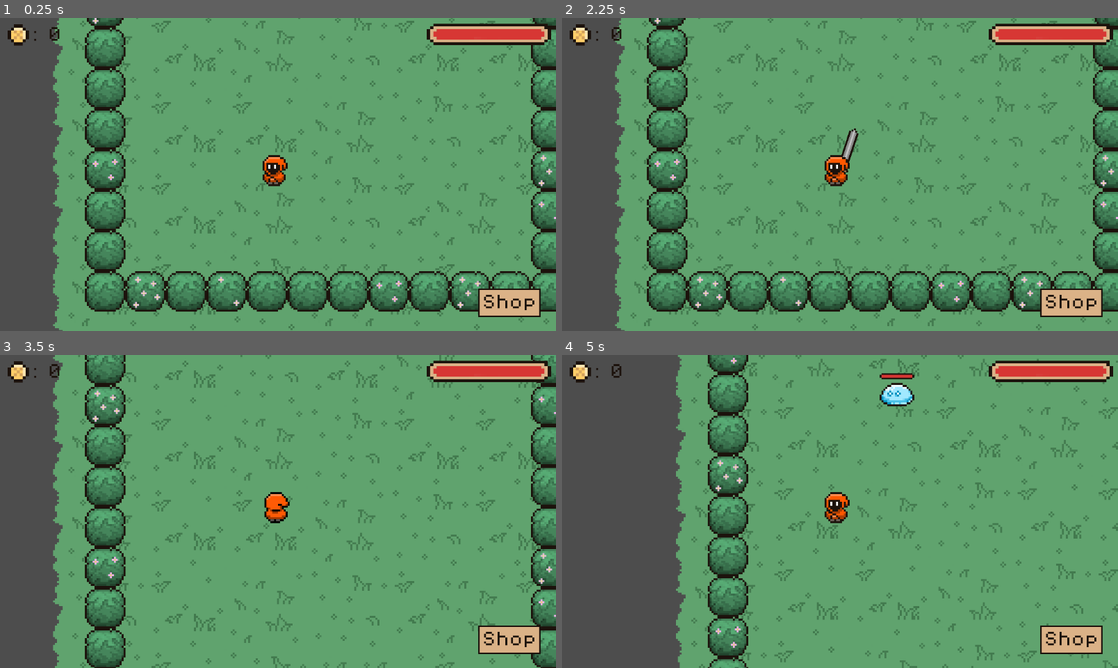
Above: before the commit, frames 1-4 (two rows, left to right).
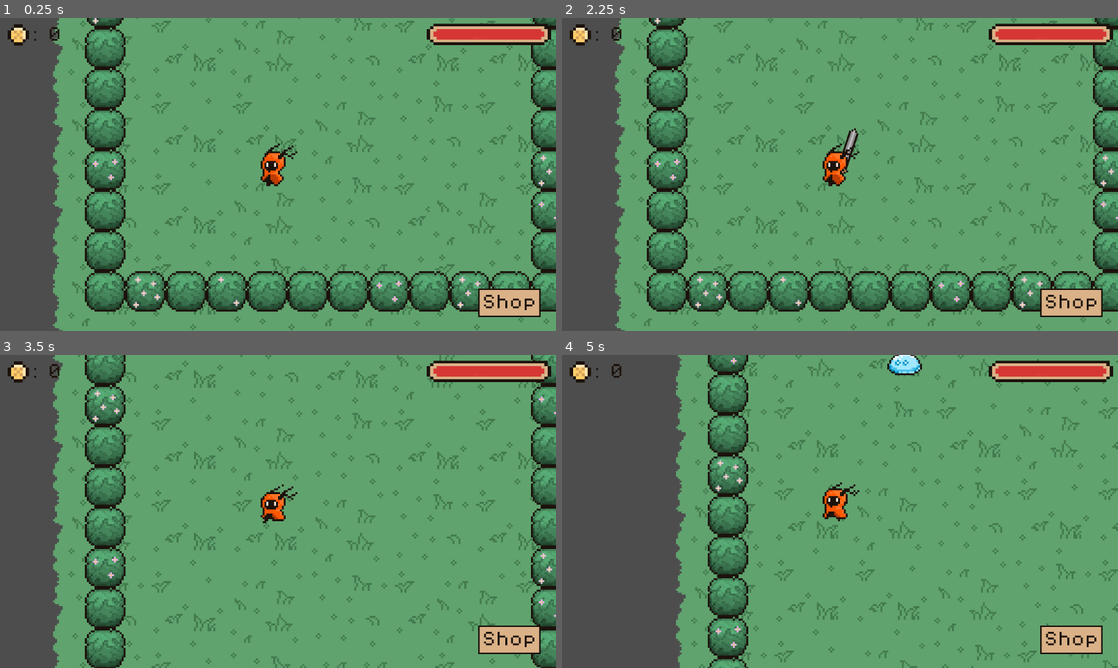
Above: after the commit, the same moments.

Repository: hakalochka/game2
Game: Godot game, scene res://scenes/game.tscn
Two runs of this game, one before a commit and one after it. Both use one fixed random seed, a clock stepped at 60 frames per second and the inputs below.
Inputs (mouse positions are in pixels of both pictures, inside the frame that each line leads up to):
- Up to frame 1 (0.25 s): no input
- Up to frame 2 (2.25 s): click "Shop" at 0.5 s; click "Buy" at 1.25 s; click "x" at 2 s
- Up to frame 3 (3.5 s): move the mouse to (250, 574) at 2.77 s; hold W (up) from 2.78 s (still down); click (250, 574) at 2.85 s
- Up to frame 4 (5 s): move the mouse to (1006, 558) at 3.52 s; click (1006, 558) at 3.6 s; move the mouse to (673, 464) at 4.27 s; release W (up) at 4.28 s; hold A (left) from 4.28 s (still down); click (673, 464) at 4.35 s

The runs differ from the first frame. In frame 1, 0.4% of the frame differs, in the area x 46-54%, y 40-54%; in frame 2, 0.4%; in frame 3, 0.4%; in frame 4, 1.2%, in the area x 46-65%, y 0-54%.

Commit message:
played sprite changed

Diff:
--- a/project.godot
+++ b/project.godot
@@ -62,6 +62,11 @@
 , Object(InputEventKey,"resource_local_to_scene":false,"resource_name":"","device":-1,"window_id":0,"alt_pressed":false …(182 unchanged characters)…
 ]
 }
+shop={
+"deadzone": 0.5,
+"events": [Object(InputEventKey,"resource_local_to_scene":false,"resource_name":"","device":-1,"window_id":0,"alt_pressed":false,"shift_pressed":false,"ctrl_pressed":false,"meta_pressed":false,"pressed":false,"keycode":0,"physical_keycode":88,"key_label":0,"unicode":120,"location":0,"echo":false,"script":null)
+]
+}
 
 [layer_names]
 
--- a/scenes/game.tscn
+++ b/scenes/game.tscn
@@ -128,10 +128,6 @@
 [node name="GameManager" type="Node" parent="."]
 unique_name_in_owner = true
 script = ExtResource("1_tgta5")
-sword_owned = null
-sword2_owned = null
-sword_equipped = null
-sword2_equipped = null
 
 [node name="UI" type="CanvasLayer" parent="GameManager"]
 
@@ -227,7 +223,7 @@
 [node name="Enemies" type="Node" parent="."]
 
 [node name="slime" parent="Enemies" instance=ExtResource("4_mxwuj")]
-position = Vector2(-219, -153)
+position = Vector2(-215, -169)
 
 [node name="slime2" parent="Enemies" instance=ExtResource("4_mxwuj")]
 position = Vector2(-45, -225)
--- a/scenes/player.tscn
+++ b/scenes/player.tscn
@@ -1,79 +1,240 @@
-[gd_scene load_steps=22 format=3 uid="uid://cel63ercqjlew"]
+[gd_scene load_steps=44 format=3 uid="uid://cel63ercqjlew"]
 
 [ext_resource type="Script" path="res://scripts/player.gd" id="1_1so26"]
-[ext_resource type="Texture2D" uid="uid://dw2s16anq40gh" path="res://assets/sprites/player.png" id="1_xrvpf"]
 [ext_resource type="PackedScene" uid="uid://eafog5sb2yt3" path="res://scenes/sword.tscn" id="2_awx25"]
 [ext_resource type="Script" path="res://scripts/weapon.gd" id="2_dwn7v"]
+[ext_resource type="Texture2D" uid="uid://dyl18gjjnksb4" path="res://assets/sprites/satiro-Sheet_v1.1.png" id="2_k4nhm"]
 [ext_resource type="PackedScene" uid="uid://com48qcqhgydc" path="res://scenes/sword_2.tscn" id="5_tfy3g"]
 
-[sub_resource type="AtlasTexture" id="AtlasTexture_8qlkq"]
-atlas = ExtResource("1_xrvpf")
-region = Rect2(0, 0, 18, 18)
-
-[sub_resource type="AtlasTexture" id="AtlasTexture_igo02"]
-atlas = ExtResource("1_xrvpf")
-region = Rect2(0, 18, 18, 18)
-
-[sub_resource type="AtlasTexture" id="AtlasTexture_1amnd"]
-atlas = ExtResource("1_xrvpf")
-region = Rect2(0, 0, 18, 18)
-
-[sub_resource type="AtlasTexture" id="AtlasTexture_tftkg"]
-atlas = ExtResource("1_xrvpf")
-region = Rect2(18, 0, 18, 18)
-
-[sub_resource type="AtlasTexture" id="AtlasTexture_c5ytp"]
-atlas = ExtResource("1_xrvpf")
-region = Rect2(0, 18, 18, 18)
-
-[sub_resource type="AtlasTexture" id="AtlasTexture_6p8so"]
-atlas = ExtResource("1_xrvpf")
-region = Rect2(18, 18, 18, 18)
-
-[sub_resource type="SpriteFrames" id="SpriteFrames_iv1e3"]
+[sub_resource type="AtlasTexture" id="AtlasTexture_qeodg"]
+atlas = ExtResource("2_k4nhm")
+region = Rect2(0, 192, 32, 32)
+
+[sub_resource type="AtlasTexture" id="AtlasTexture_f80q0"]
+atlas = ExtResource("2_k4nhm")
+region = Rect2(32, 192, 32, 32)
+
+[sub_resource type="AtlasTexture" id="AtlasTexture_0654m"]
+atlas = ExtResource("2_k4nhm")
+region = Rect2(64, 192, 32, 32)
+
+[sub_resource type="AtlasTexture" id="AtlasTexture_2paxv"]
+atlas = ExtResource("2_k4nhm")
+region = Rect2(96, 192, 32, 32)
+
+[sub_resource type="AtlasTexture" id="AtlasTexture_bn2y2"]
+atlas = ExtResource("2_k4nhm")
+region = Rect2(32, 0, 32, 32)
+
+[sub_resource type="AtlasTexture" id="AtlasTexture_0w0y0"]
+atlas = ExtResource("2_k4nhm")
+region = Rect2(0, 160, 32, 32)
+
+[sub_resource type="AtlasTexture" id="AtlasTexture_cc1i2"]
+atlas = ExtResource("2_k4nhm")
+region = Rect2(32, 160, 32, 32)
+
+[sub_resource type="AtlasTexture" id="AtlasTexture_g3l1m"]
+atlas = ExtResource("2_k4nhm")
+region = Rect2(64, 160, 32, 32)
+
+[sub_resource type="AtlasTexture" id="AtlasTexture_a5o52"]
+atlas = ExtResource("2_k4nhm")
+region = Rect2(96, 160, 32, 32)
+
+[sub_resource type="AtlasTexture" id="AtlasTexture_52i3u"]
+atlas = ExtResource("2_k4nhm")
+region = Rect2(128, 160, 32, 32)
+
+[sub_resource type="AtlasTexture" id="AtlasTexture_h8nm1"]
+atlas = ExtResource("2_k4nhm")
+region = Rect2(160, 160, 32, 32)
+
+[sub_resource type="AtlasTexture" id="AtlasTexture_s7n10"]
+atlas = ExtResource("2_k4nhm")
+region = Rect2(192, 160, 32, 32)
+
+[sub_resource type="AtlasTexture" id="AtlasTexture_2jtuj"]
+atlas = ExtResource("2_k4nhm")
+region = Rect2(224, 160, 32, 32)
+
+[sub_resource type="AtlasTexture" id="AtlasTexture_4srse"]
+atlas = ExtResource("2_k4nhm")
+region = Rect2(256, 160, 32, 32)
+
+[sub_resource type="AtlasTexture" id="AtlasTexture_clnan"]
+atlas = ExtResource("2_k4nhm")
+region = Rect2(288, 160, 32, 32)
+
+[sub_resource type="AtlasTexture" id="AtlasTexture_tkvmo"]
+atlas = ExtResource("2_k4nhm")
+region = Rect2(0, 0, 32, 32)
+
+[sub_resource type="AtlasTexture" id="AtlasTexture_f0jtb"]
+atlas = ExtResource("2_k4nhm")
+region = Rect2(32, 0, 32, 32)
+
+[sub_resource type="AtlasTexture" id="AtlasTexture_8y1um"]
+atlas = ExtResource("2_k4nhm")
+region = Rect2(64, 0, 32, 32)
+
+[sub_resource type="AtlasTexture" id="AtlasTexture_s7eq7"]
+atlas = ExtResource("2_k4nhm")
+region = Rect2(96, 0, 32, 32)
+
+[sub_resource type="AtlasTexture" id="AtlasTexture_pyrx8"]
+atlas = ExtResource("2_k4nhm")
+region = Rect2(128, 0, 32, 32)
+
+[sub_resource type="AtlasTexture" id="AtlasTexture_5d1h5"]
+atlas = ExtResource("2_k4nhm")
+region = Rect2(160, 0, 32, 32)
+
+[sub_resource type="AtlasTexture" id="AtlasTexture_bkb6u"]
+atlas = ExtResource("2_k4nhm")
+region = Rect2(0, 32, 32, 32)
+
+[sub_resource type="AtlasTexture" id="AtlasTexture_rr80j"]
+atlas = ExtResource("2_k4nhm")
+region = Rect2(32, 32, 32, 32)
+
+[sub_resource type="AtlasTexture" id="AtlasTexture_qtl4q"]
+atlas = ExtResource("2_k4nhm")
+region = Rect2(64, 32, 32, 32)
+
+[sub_resource type="AtlasTexture" id="AtlasTexture_foneo"]
+atlas = ExtResource("2_k4nhm")
+region = Rect2(96, 32, 32, 32)
+
+[sub_resource type="AtlasTexture" id="AtlasTexture_cle2k"]
+atlas = ExtResource("2_k4nhm")
+region = Rect2(128, 32, 32, 32)
+
+[sub_resource type="AtlasTexture" id="AtlasTexture_pf374"]
+atlas = ExtResource("2_k4nhm")
+region = Rect2(160, 32, 32, 32)
+
+[sub_resource type="AtlasTexture" id="AtlasTexture_nynuf"]
+atlas = ExtResource("2_k4nhm")
+region = Rect2(192, 32, 32, 32)
+
+[sub_resource type="AtlasTexture" id="AtlasTexture_2b6or"]
+atlas = ExtResource("2_k4nhm")
+region = Rect2(224, 32, 32, 32)
+
+[sub_resource type="SpriteFrames" id="SpriteFrames_emufj"]
 animations = [{
 "frames": [{
 "duration": 1.0,
-"texture": SubResource("AtlasTexture_8qlkq")
+"texture": SubResource("AtlasTexture_qeodg")
+}, {
+"duration": 1.0,
+"texture": SubResource("AtlasTexture_f80q0")
+}, {
+"duration": 1.0,
+"texture": SubResource("AtlasTexture_0654m")
+}, {
+"duration": 1.0,
+"texture": SubResource("AtlasTexture_2paxv")
+}],
+"loop": false,
+"name": &"damaged",
+"speed": 10.0
+}, {
+"frames": [{
+"duration": 1.0,
+"texture": SubResource("AtlasTexture_bn2y2")
+}, {
+"duration": 1.0,
+"texture": SubResource("AtlasTexture_0w0y0")
+}, {
+"duration": 1.0,
+"texture": SubResource("AtlasTexture_cc1i2")
+}, {
+"duration": 1.0,
+"texture": SubResource("AtlasTexture_g3l1m")
+}, {
+"duration": 1.0,
+"texture": SubResource("AtlasTexture_a5o52")
+}, {
+"duration": 1.0,
+"texture": SubResource("AtlasTexture_52i3u")
+}, {
+"duration": 1.0,
+"texture": SubResource("AtlasTexture_h8nm1")
+}, {
+"duration": 1.0,
+"texture": SubResource("AtlasTexture_s7n10")
+}, {
+"duration": 1.0,
+"texture": SubResource("AtlasTexture_2jtuj")
+}, {
+"duration": 1.0,
+"texture": SubResource("AtlasTexture_4srse")
+}, {
+"duration": 1.0,
+"texture": SubResource("AtlasTexture_clnan")
+}],
+"loop": false,
+"name": &"death",
+"speed": 12.0
+}, {
+"frames": [{
+"duration": 1.0,
+"texture": SubResource("AtlasTexture_tkvmo")
+}, {
+"duration": 1.0,
+"texture": SubResource("AtlasTexture_f0jtb")
+}, {
+"duration": 1.0,
+"texture": SubResource("AtlasTexture_8y1um")
+}, {
+"duration": 1.0,
+"texture": SubResource("AtlasTexture_s7eq7")
+}, {
+"duration": 1.0,
+"texture": SubResource("AtlasTexture_pyrx8")
+}, {
+"duration": 1.0,
+"texture": SubResource("AtlasTexture_5d1h5")
 }],
 "loop": true,
 "name": &"idle",
-"speed": 5.0
+"speed": 12.0
 }, {
 "frames": [{
 "duration": 1.0,
-"texture": SubResource("AtlasTexture_igo02")
-}],
-"loop": true,
-"name": &"idle_back",
-"speed": 5.0
-}, {
-"frames": [{
-"duration": 1.0,
-"texture": SubResource("AtlasTexture_1amnd")
-}, {
-"duration": 1.0,
-"texture": SubResource("AtlasTexture_tftkg")
+"texture": SubResource("AtlasTexture_bkb6u")
+}, {
+"duration": 1.0,
+"texture": SubResource("AtlasTexture_rr80j")
+}, {
+"duration": 1.0,
+"texture": SubResource("AtlasTexture_qtl4q")
+}, {
+"duration": 1.0,
+"texture": SubResource("AtlasTexture_foneo")
+}, {
+"duration": 1.0,
+"texture": SubResource("AtlasTexture_cle2k")
+}, {
+"duration": 1.0,
+"texture": SubResource("AtlasTexture_pf374")
+}, {
+"duration": 1.0,
+"texture": SubResource("AtlasTexture_nynuf")
+}, {
+"duration": 1.0,
+"texture": SubResource("AtlasTexture_2b6or")
 }],
 "loop": true,
 "name": &"run",
-"speed": 6.0
-}, {
-"frames": [{
-"duration": 1.0,
-"texture": SubResource("AtlasTexture_c5ytp")
-}, {
-"duration": 1.0,
-"texture": SubResource("AtlasTexture_6p8so")
-}],
-"loop": true,
-"name": &"run_back",
-"speed": 6.0
+"speed": 10.0
 }]
 
 [sub_resource type="CapsuleShape2D" id="CapsuleShape2D_o3mij"]
 radius = 3.0
-height = 12.0
+height = 14.0
 
 [sub_resource type="Animation" id="Animation_vyarc"]
 length = 0.001
@@ -136,6 +297,30 @@
 "transitions": PackedFloat32Array(1),
 "update": 0,
 "values": [Color(1, 1, 1, 1)]
+}
+tracks/5/type = "value"
+tracks/5/imported = false
+tracks/5/enabled = true
+tracks/5/path = NodePath("Weapon:z_index")
+tracks/5/interp = 1
+tracks/5/loop_wrap = true
+tracks/5/keys = {
+"times": PackedFloat32Array(0),
+"transitions": PackedFloat32Array(1),
+"update": 1,
+"values": [0]
+}
+tracks/6/type = "value"
+tracks/6/imported = false
+tracks/6/enabled = true
+tracks/6/path = NodePath("AnimatedSprite2D:animation")
+tracks/6/interp = 1
+tracks/6/loop_wrap = true
+tracks/6/keys = {
+"times": PackedFloat32Array(0),
+"transitions": PackedFloat32Array(1),
+"update": 1,
+"values": [&"death"]
 }
 
 [sub_resource type="Animation" id="Animation_gixss"]
@@ -169,26 +354,26 @@
 tracks/2/type = "value"
 tracks/2/imported = false
 tracks/2/enabled = true
-tracks/2/path = NodePath("Weapon/sword:z_index")
+tracks/2/path = NodePath("AnimatedSprite2D:flip_h")
 tracks/2/interp = 1
 tracks/2/loop_wrap = true
 tracks/2/keys = {
 "times": PackedFloat32Array(0),
 "transitions": PackedFloat32Array(1),
 "update": 1,
-"values": [1]
+"values": [false]
 }
 tracks/3/type = "value"
 tracks/3/imported = false
 tracks/3/enabled = true
-tracks/3/path = NodePath("AnimatedSprite2D:flip_h")
+tracks/3/path = NodePath("Weapon:z_index")
 tracks/3/interp = 1
 tracks/3/loop_wrap = true
 tracks/3/keys = {
 "times": PackedFloat32Array(0),
 "transitions": PackedFloat32Array(1),
 "update": 1,
-"values": [false]
+"values": [1]
 }
 
 [sub_resource type="Animation" id="Animation_fhi4n"]
@@ -202,7 +387,7 @@
 tracks/0/interp = 1
 tracks/0/loop_wrap = true
 tracks/0/keys = {
-"times": PackedFloat32Array(0.1),
+"times": PackedFloat32Array(0),
 "transitions": PackedFloat32Array(1),
 "update": 1,
 "values": [true]
@@ -313,21 +498,17 @@
 "update": 0,
 "values": [Vector2(-3, -8), Vector2(4, -8)]
 }
-
-[sub_resource type="Animation" id="Animation_3fkt4"]
-resource_name = "death"
-length = 2.0
-tracks/0/type = "value"
-tracks/0/imported = false
-tracks/0/enabled = true
-tracks/0/path = NodePath("AnimatedSprite2D:modulate")
-tracks/0/interp = 1
-tracks/0/loop_wrap = true
-tracks/0/keys = {
-"times": PackedFloat32Array(0.0333333),
-"transitions": PackedFloat32Array(1),
-"update": 0,
-"values": [Color(1, 0.301961, 0.301961, 1)]
+tracks/3/type = "value"
+tracks/3/imported = false
+tracks/3/enabled = true
+tracks/3/path = NodePath("Weapon:z_index")
+tracks/3/interp = 1
+tracks/3/loop_wrap = true
+tracks/3/keys = {
+"times": PackedFloat32Array(0),
+"transitions": PackedFloat32Array(1),
+"update": 1,
+"values": [-1]
 }
 
 [sub_resource type="AnimationLibrary" id="AnimationLibrary_d7vk0"]
@@ -336,8 +517,7 @@
 "attackDown": SubResource("Animation_gixss"),
 "attackLeft": SubResource("Animation_fhi4n"),
 "attackRight": SubResource("Animation_wln7v"),
-"attackUp": SubResource("Animation_7xmu5"),
-"death": SubResource("Animation_3fkt4")
+"attackUp": SubResource("Animation_7xmu5")
 }
 
 [sub_resource type="CapsuleShape2D" id="CapsuleShape2D_ow86t"]
@@ -351,9 +531,9 @@
 script = ExtResource("1_1so26")
 
 [node name="AnimatedSprite2D" type="AnimatedSprite2D" parent="."]
-position = Vector2(0, -9)
-sprite_frames = SubResource("SpriteFrames_iv1e3")
-animation = &"idle"
+position = Vector2(0, -11)
+sprite_frames = SubResource("SpriteFrames_emufj")
+animation = &"death"
 autoplay = "idle"
 flip_h = true
 
@@ -372,7 +552,7 @@
 collision_mask = 5
 
 [node name="CollisionShape2D" type="CollisionShape2D" parent="hurtBox"]
-position = Vector2(-1, -7)
+position = Vector2(0, -7)
 shape = SubResource("CapsuleShape2D_ow86t")
 
 [node name="Weapon" type="Node2D" parent="."]
@@ -386,6 +566,7 @@
 position = Vector2(0, -1)
 
 [node name="sword2" parent="Weapon" instance=ExtResource("5_tfy3g")]
+z_index = -1
 position = Vector2(0, -1)
 
 [node name="RespawnTimer" type="Timer" parent="."]
--- a/scenes/slime.tscn
+++ b/scenes/slime.tscn
@@ -4,6 +4,162 @@
 [ext_resource type="Script" path="res://scripts/slime.gd" id="1_npl3c"]
 [ext_resource type="Texture2D" uid="uid://chxvt3oyvlikd" path="res://assets/sprites/slime2.png" id="3_afe3r"]
 [ext_resource type="PackedScene" uid="uid://baa0axn6bm417" path="res://scenes/hpBar.tscn" id="3_qll7w"]
+
+[sub_resource type="AtlasTexture" id="AtlasTexture_hedjn"]
+atlas = ExtResource("3_afe3r")
+region = Rect2(0, 40, 20, 20)
+
+[sub_resource type="AtlasTexture" id="AtlasTexture_gi6ei"]
+atlas = ExtResource("3_afe3r")
+region = Rect2(20, 40, 20, 20)
+
+[sub_resource type="AtlasTexture" id="AtlasTexture_2t46p"]
+atlas = ExtResource("3_afe3r")
+region = Rect2(40, 40, 20, 20)
+
+[sub_resource type="AtlasTexture" id="AtlasTexture_3lu6p"]
+atlas = ExtResource("3_afe3r")
+region = Rect2(60, 40, 20, 20)
+
+[sub_resource type="AtlasTexture" id="AtlasTexture_xjchr"]
+atlas = ExtResource("3_afe3r")
+region = Rect2(80, 40, 20, 20)
+
+[sub_resource type="AtlasTexture" id="AtlasTexture_x6alf"]
+atlas = ExtResource("3_afe3r")
+region = Rect2(100, 40, 20, 20)
+
+[sub_resource type="AtlasTexture" id="AtlasTexture_8dx64"]
+atlas = ExtResource("3_afe3r")
+region = Rect2(0, 20, 20, 20)
+
+[sub_resource type="AtlasTexture" id="AtlasTexture_mehy8"]
+atlas = ExtResource("3_afe3r")
+region = Rect2(20, 20, 20, 20)
+
+[sub_resource type="AtlasTexture" id="AtlasTexture_kdafo"]
+atlas = ExtResource("3_afe3r")
+region = Rect2(40, 20, 20, 20)
+
+[sub_resource type="AtlasTexture" id="AtlasTexture_4ag6v"]
+atlas = ExtResource("3_afe3r")
+region = Rect2(60, 20, 20, 20)
+
+[sub_resource type="AtlasTexture" id="AtlasTexture_d2lhe"]
+atlas = ExtResource("3_afe3r")
+region = Rect2(80, 20, 20, 20)
+
+[sub_resource type="AtlasTexture" id="AtlasTexture_chq3l"]
+atlas = ExtResource("1_g7kli")
+region = Rect2(20, 0, 20, 20)
+
+[sub_resource type="AtlasTexture" id="AtlasTexture_xshwg"]
+atlas = ExtResource("1_g7kli")
+region = Rect2(0, 0, 20, 20)
+
+[sub_resource type="AtlasTexture" id="AtlasTexture_73w2m"]
+atlas = ExtResource("1_g7kli")
+region = Rect2(0, 0, 20, 20)
+
+[sub_resource type="AtlasTexture" id="AtlasTexture_qk4no"]
+atlas = ExtResource("1_g7kli")
+region = Rect2(20, 0, 20, 20)
+
+[sub_resource type="AtlasTexture" id="AtlasTexture_fmpp2"]
+atlas = ExtResource("1_g7kli")
+region = Rect2(40, 0, 20, 20)
+
+[sub_resource type="AtlasTexture" id="AtlasTexture_pfywg"]
+atlas = ExtResource("1_g7kli")
+region = Rect2(0, 20, 20, 20)
+
+[sub_resource type="AtlasTexture" id="AtlasTexture_v0p0m"]
+atlas = ExtResource("1_g7kli")
+region = Rect2(20, 20, 20, 20)
+
+[sub_resource type="AtlasTexture" id="AtlasTexture_xy776"]
+atlas = ExtResource("1_g7kli")
+region = Rect2(40, 20, 20, 20)
+
+[sub_resource type="SpriteFrames" id="SpriteFrames_mdjwl"]
+animations = [{
+"frames": [{
+"duration": 1.0,
+"texture": SubResource("AtlasTexture_hedjn")
+}, {
+"duration": 1.0,
+"texture": SubResource("AtlasTexture_gi6ei")
+}, {
+"duration": 1.0,
+"texture": SubResource("AtlasTexture_2t46p")
+}, {
+"duration": 1.0,
+"texture": SubResource("AtlasTexture_3lu6p")
+}, {
+"duration": 1.0,
+"texture": SubResource("AtlasTexture_xjchr")
+}, {
+"duration": 1.0,
+"texture": SubResource("AtlasTexture_x6alf")
+}],
+"loop": true,
+"name": &"death",
+"speed": 10.0
+}, {
+"frames": [{
+"duration": 1.0,
+"texture": SubResource("AtlasTexture_8dx64")
+}, {
+"duration": 1.0,
+"texture": SubResource("AtlasTexture_mehy8")
+}, {
+"duration": 1.0,
+"texture": SubResource("AtlasTexture_kdafo")
+}, {
+"duration": 1.0,
+"texture": SubResource("AtlasTexture_4ag6v")
+}, {
+"duration": 1.0,
+"texture": SubResource("AtlasTexture_d2lhe")
+}],
+"loop": true,
+"name": &"death2",
+"speed": 10.0
+}, {
+"frames": [{
+"duration": 1.0,
+"texture": SubResource("AtlasTexture_chq3l")
+}, {
+"duration": 1.0,
+"texture": SubResource("AtlasTexture_xshwg")
+}],
+"loop": true,
+"name": &"idle",
+"speed": 5.0
+}, {
+"frames": [{
+"duration": 1.0,
+"texture": SubResource("AtlasTexture_73w2m")
+}, {
+"duration": 1.0,
+"texture": SubResource("AtlasTexture_qk4no")
+}, {
+"duration": 1.0,
+"texture": SubResource("AtlasTexture_fmpp2")
+}, {
+"duration": 1.0,
+"texture": SubResource("AtlasTexture_pfywg")
+}, {
+"duration": 1.0,
+"texture": SubResource("AtlasTexture_v0p0m")
+}, {
+"duration": 1.0,
+"texture": SubResource("AtlasTexture_xy776")
+}],
+"loop": true,
+"name": &"move",
+"speed": 8.0
+}]
 
 [sub_resource type="Animation" id="Animation_xak0t"]
 length = 0.001
@@ -153,162 +309,6 @@
 "death": SubResource("Animation_fnrdi")
 }
 
-[sub_resource type="AtlasTexture" id="AtlasTexture_hedjn"]
-atlas = ExtResource("3_afe3r")
-region = Rect2(0, 40, 20, 20)
-
-[sub_resource type="AtlasTexture" id="AtlasTexture_gi6ei"]
-atlas = ExtResource("3_afe3r")
-region = Rect2(20, 40, 20, 20)
-
-[sub_resource type="AtlasTexture" id="AtlasTexture_2t46p"]
-atlas = ExtResource("3_afe3r")
-region = Rect2(40, 40, 20, 20)
-
-[sub_resource type="AtlasTexture" id="AtlasTexture_3lu6p"]
-atlas = ExtResource("3_afe3r")
-region = Rect2(60, 40, 20, 20)
-
-[sub_resource type="AtlasTexture" id="AtlasTexture_xjchr"]
-atlas = ExtResource("3_afe3r")
-region = Rect2(80, 40, 20, 20)
-
-[sub_resource type="AtlasTexture" id="AtlasTexture_x6alf"]
-atlas = ExtResource("3_afe3r")
-region = Rect2(100, 40, 20, 20)
-
-[sub_resource type="AtlasTexture" id="AtlasTexture_8dx64"]
-atlas = ExtResource("3_afe3r")
-region = Rect2(0, 20, 20, 20)
-
-[sub_resource type="AtlasTexture" id="AtlasTexture_mehy8"]
-atlas = ExtResource("3_afe3r")
-region = Rect2(20, 20, 20, 20)
-
-[sub_resource type="AtlasTexture" id="AtlasTexture_kdafo"]
-atlas = ExtResource("3_afe3r")
-region = Rect2(40, 20, 20, 20)
-
-[sub_resource type="AtlasTexture" id="AtlasTexture_4ag6v"]
-atlas = ExtResource("3_afe3r")
-region = Rect2(60, 20, 20, 20)
-
-[sub_resource type="AtlasTexture" id="AtlasTexture_d2lhe"]
-atlas = ExtResource("3_afe3r")
-region = Rect2(80, 20, 20, 20)
-
-[sub_resource type="AtlasTexture" id="AtlasTexture_chq3l"]
-atlas = ExtResource("1_g7kli")
-region = Rect2(20, 0, 20, 20)
-
-[sub_resource type="AtlasTexture" id="AtlasTexture_xshwg"]
-atlas = ExtResource("1_g7kli")
-region = Rect2(0, 0, 20, 20)
-
-[sub_resource type="AtlasTexture" id="AtlasTexture_73w2m"]
-atlas = ExtResource("1_g7kli")
-region = Rect2(0, 0, 20, 20)
-
-[sub_resource type="AtlasTexture" id="AtlasTexture_qk4no"]
-atlas = ExtResource("1_g7kli")
-region = Rect2(20, 0, 20, 20)
-
-[sub_resource type="AtlasTexture" id="AtlasTexture_fmpp2"]
-atlas = ExtResource("1_g7kli")
-region = Rect2(40, 0, 20, 20)
-
-[sub_resource type="AtlasTexture" id="AtlasTexture_pfywg"]
-atlas = ExtResource("1_g7kli")
-region = Rect2(0, 20, 20, 20)
-
-[sub_resource type="AtlasTexture" id="AtlasTexture_v0p0m"]
-atlas = ExtResource("1_g7kli")
-region = Rect2(20, 20, 20, 20)
-
-[sub_resource type="AtlasTexture" id="AtlasTexture_xy776"]
-atlas = ExtResource("1_g7kli")
-region = Rect2(40, 20, 20, 20)
-
-[sub_resource type="SpriteFrames" id="SpriteFrames_mdjwl"]
-animations = [{
-"frames": [{
-"duration": 1.0,
-"texture": SubResource("AtlasTexture_hedjn")
-}, {
-"duration": 1.0,
-"texture": SubResource("AtlasTexture_gi6ei")
-}, {
-"duration": 1.0,
-"texture": SubResource("AtlasTexture_2t46p")
-}, {
-"duration": 1.0,
-"texture": SubResource("AtlasTexture_3lu6p")
-}, {
-"duration": 1.0,
-"texture": SubResource("AtlasTexture_xjchr")
-}, {
-"duration": 1.0,
-"texture": SubResource("AtlasTexture_x6alf")
-}],
-"loop": true,
-"name": &"death",
-"speed": 10.0
-}, {
-"frames": [{
-"duration": 1.0,
-"texture": SubResource("AtlasTexture_8dx64")
-}, {
-"duration": 1.0,
-"texture": SubResource("AtlasTexture_mehy8")
-}, {
-"duration": 1.0,
-"texture": SubResource("AtlasTexture_kdafo")
-}, {
-"duration": 1.0,
-"texture": SubResource("AtlasTexture_4ag6v")
-}, {
-"duration": 1.0,
-"texture": SubResource("AtlasTexture_d2lhe")
-}],
-"loop": true,
-"name": &"death2",
-"speed": 10.0
-}, {
-"frames": [{
-"duration": 1.0,
-"texture": SubResource("AtlasTexture_chq3l")
-}, {
-"duration": 1.0,
-"texture": SubResource("AtlasTexture_xshwg")
-}],
-"loop": true,
-"name": &"idle",
-"speed": 5.0
-}, {
-"frames": [{
-"duration": 1.0,
-"texture": SubResource("AtlasTexture_73w2m")
-}, {
-"duration": 1.0,
-"texture": SubResource("AtlasTexture_qk4no")
-}, {
-"duration": 1.0,
-"texture": SubResource("AtlasTexture_fmpp2")
-}, {
-"duration": 1.0,
-"texture": SubResource("AtlasTexture_pfywg")
-}, {
-"duration": 1.0,
-"texture": SubResource("AtlasTexture_v0p0m")
-}, {
-"duration": 1.0,
-"texture": SubResource("AtlasTexture_xy776")
-}],
-"loop": true,
-"name": &"move",
-"speed": 8.0
-}]
-
 [sub_resource type="CapsuleShape2D" id="CapsuleShape2D_ogvvw"]
 radius = 6.0
 height = 18.0
@@ -323,11 +323,6 @@
 [node name="slime" type="CharacterBody2D" groups=["Enemies"]]
 collision_layer = 2
 script = ExtResource("1_npl3c")
-
-[node name="AnimationPlayer" type="AnimationPlayer" parent="."]
-libraries = {
-"": SubResource("AnimationLibrary_5lbte")
-}
 
 [node name="AnimatedSprite2D" type="AnimatedSprite2D" parent="."]
 position = Vector2(0, -10)
@@ -335,6 +330,11 @@
 animation = &"death2"
 autoplay = "idle"
 frame = 4
+
+[node name="AnimationPlayer" type="AnimationPlayer" parent="."]
+libraries = {
+"": SubResource("AnimationLibrary_5lbte")
+}
 
 [node name="CollisionShape2D" type="CollisionShape2D" parent="."]
 position = Vector2(0, -6)
--- a/scripts/game_manager.gd
+++ b/scripts/game_manager.gd
@@ -12,12 +12,16 @@
 
 @onready var player: Player = get_node("/root/Game/Player")
 
+@onready var shop_ui: Node2D = $UI/shop
+@onready var shop_btn: Button = $UI/shop_btn
 
 func _ready() -> void:
-	# Initialize the sword equipment status
+	#Input.set_mouse_mode(Input.MOUSE_MODE_HIDDEN)
 
 	sword_equipped = true
 	sword2_equipped = false
+
+
 
 func add_point():
 	coin += 1
--- a/scripts/player.gd
+++ b/scripts/player.gd
@@ -101,9 +101,10 @@
 		lastAnimDirection = direction
 
 
-
-
 func _physics_process(delta: float) -> void:
+	if isDead:
+		velocity = Vector2.ZERO
+		return
 	handleInput()
 	updateAnimation()
 
@@ -114,11 +115,12 @@
 
 	if velocity.length() == 0:
 		animated_sprite.play("idle")
-
-	if velocity.y < 0:
-		animated_sprite.play("run_back")
 	else:
 		animated_sprite.play("run")
+	#if velocity.y < 0:
+		#animated_sprite.play("run_back")
+	#else:
+		#animated_sprite.play("run")
 
 
 	move_and_slide()
@@ -139,8 +141,10 @@
 	if currentHealth <= 0:
 		isDead = true
 		speed = 0
+		animated_sprite.play("death")
+		await animated_sprite.animation_finished
 		respawn_timer.start()
-		animation.play("death")
+
 
 
 
Binary file added: assets/sprites/satiro-Sheet_v1.1.png
Not shown, added: assets/sprites/satiro-Sheet_v1.1.png.import
